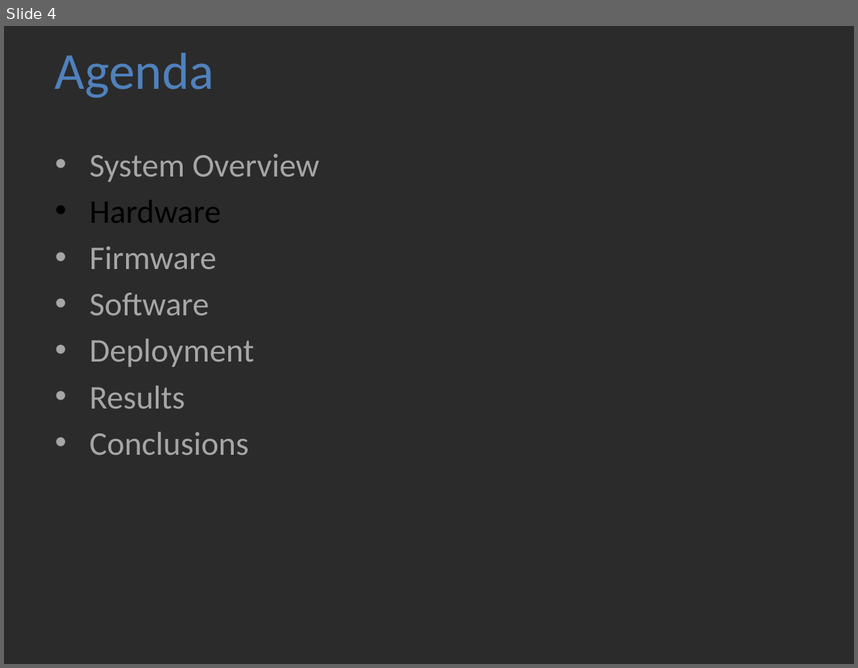
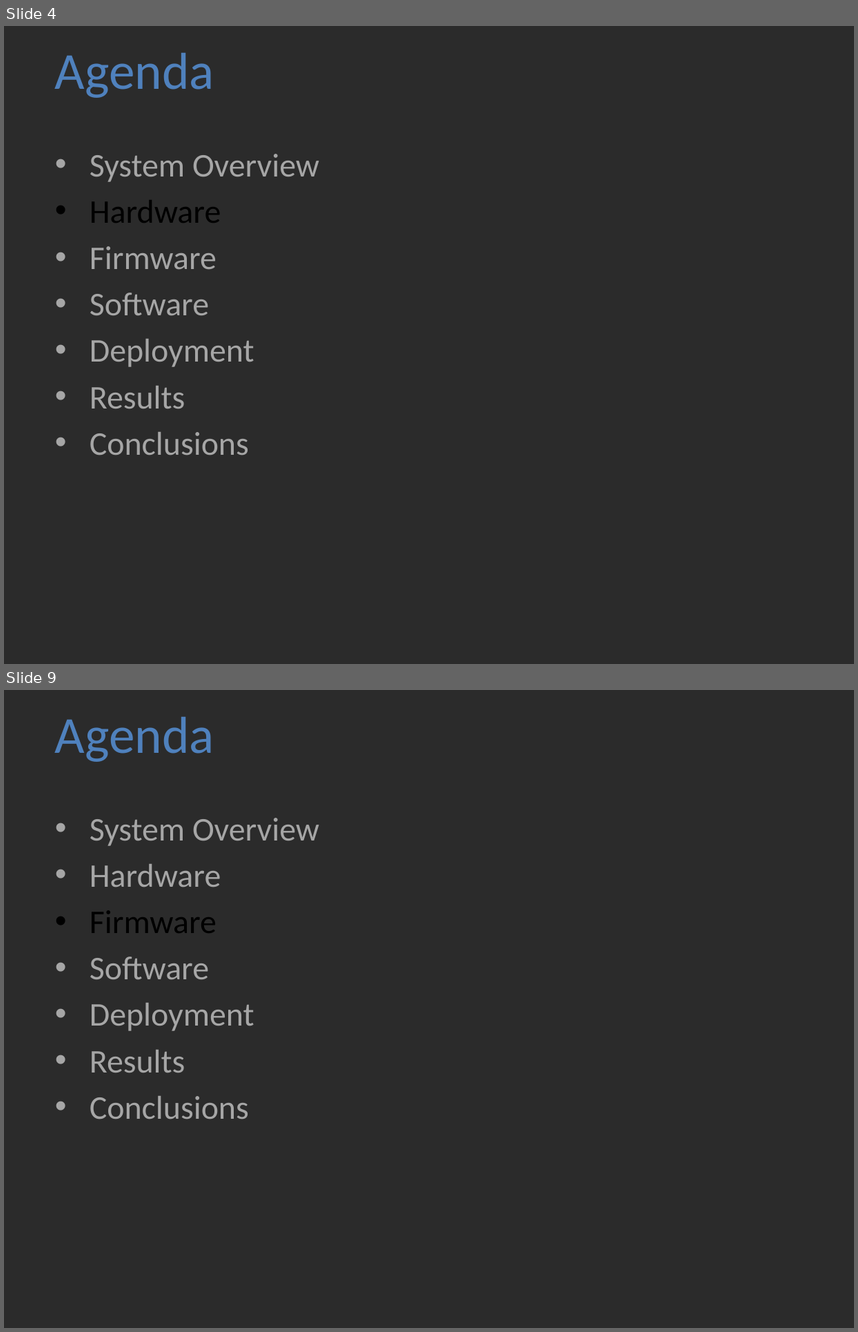
Before and after one commit to jolleekin/tiu-tracking, a slide deck: Docs/TIU_Tracking_Presentation_v1.pptx. Shown one above the other, each under a label of ours: slide 4 before the commit, slides 4 and 9 after it; the slides between them are not shown. The pictures are 858x668 and 858x1332 pixels, drawn with LibreOffice and Linux fonts; fonts in the diff are those of the drawing; background and template pictures are left out; a plain dark background stands for a picture behind light text. Boxes give left, top, right and bottom in pixels: in the first picture for what was removed or moved away, otherwise in the second. Text is boxed around its words. In the diff, an @@ line names an element or a change of style, - is before the commit and + after.

```diff
--- a/Docs/TIU_Tracking_Presentation_v1.pptx
+++ b/Docs/TIU_Tracking_Presentation_v1.pptx
@@ slide 9 added at (x1=4, y1=690, x2=854, y2=1328), background picture (left out) @@
@@ title added at (x1=55, y1=717, x2=214, y2=762), 44 pt, text #4F81BD @@
+Agenda
@@ text added at (x1=90, y1=818, x2=319, y2=1118), 28 pt, text #A6A6A6 @@
+• System Overview
+• Hardware
+• Firmware
+• Software
+• Deployment
+• Results
+• Conclusions
```
Also in this commit, not shown: 4 slides changed, 9 other slides added.
